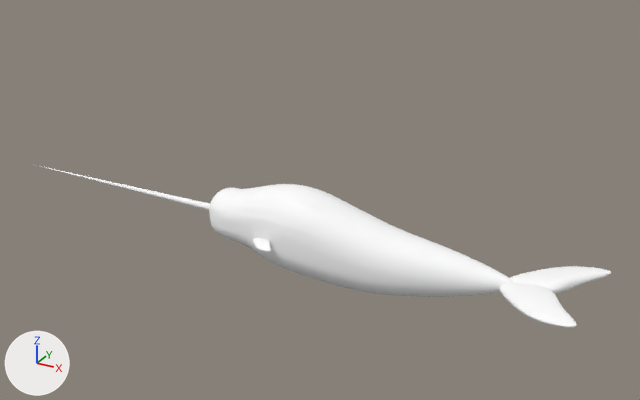
Two versions of the glTF model NarwhalVR/assets/narwhal/scene.gltf, one commit apart.
Both versions are drawn from a camera (50 mm lens) standing at (27.4, -52.7, 20.5) and looking at (-1.6, 0.1, -5.8). Every picture has the same lights, and +X, +Y and +Z are marked at lower left. Where no turn or scale is listed for an object, it has been applied to the vertices. Vertices at the same position are counted once.
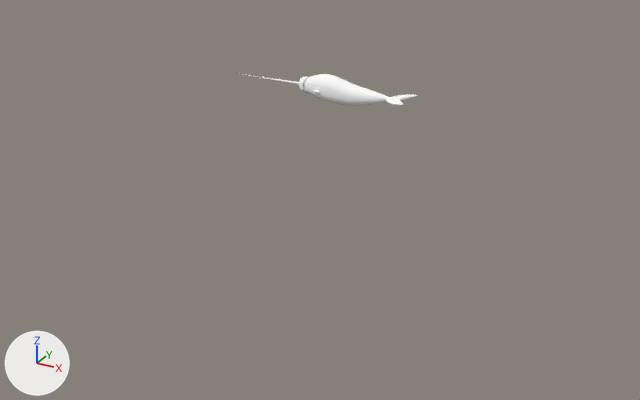
Edits to the bpy script that builds the scene:
```text
Add mat_lambert2sg:
    mat_lambert2sg = principled_material('lambert2SG')
    mat_lambert2sg.base_color = (1.0, 1.0, 1.0)  # white #ffffff
    mat_lambert2sg.roughness = 1.0
Change me_mesh_0:
    used by ob_mesh_0; location = (0.0, 0.0, 0.0)
    remove me_mesh_0.from_pydata(...)  # 2151 vertices, 4204 faces; spans x -30.4..-2.8, y -4.9..3.1, z -10.1..-6.2
    remove me_mesh_0.materials.append(mat_initialshadinggroup)  # white #ffffff
    add me_mesh_0.from_pydata(...)  # 6795 vertices, 13630 faces; spans x -8.7..5.5, y -1.5..0.9, z 1.9..3.9
    me_mesh_0 part 1: the loose piece of 1347 vertices spanning x -5.4..-2.8, y -4.9..-1.6, z -8.6..-8.1 is scaled about its middle by 0.288, then moved by (2.9, 2.3, 11.2), in mat_lambert2sg (white #ffffff)
    me_mesh_0 part 2: the loose piece of 1347 vertices spanning x -5.4..-2.8, y -4.9..-1.6, z -8.6..-8.1 is copied, and the copy is scaled about its middle by 0.709, then moved by (8.7, 2.9, 11.3), in mat_lambert2sg (white #ffffff); it spans x 3.7..5.5, y -1.5..0.8, z 2.7..3.1
    me_mesh_0 part 3: a new loose piece of 2733 vertices spanning x -3.0..3.9, y -1.0..0.6, z 1.9..3.9, in mat_lambert2sg (white #ffffff)
    me_mesh_0 part 4: a new loose piece of 21 vertices spanning x -8.7..-2.4, y -0.3..-0.2, z 2.9..3.0, in mat_lambert2sg (white #ffffff)
    me_mesh_0 part 5: the loose piece of 21 vertices spanning x -30.4..-8.5, y -1.2..-0.6, z -8.4..-7.7 is deleted
    add me_mesh_0.materials.append(mat_lambert2sg)  # white #ffffff
Remove ob_mesh_1:
    ob_mesh_1 = bpy.data.objects.new('Mesh_1', me_mesh_1)
    ob_mesh_1.location = (0.0, 0.0, 0.0)
Remove ob_mesh_2:
    ob_mesh_2 = bpy.data.objects.new('Mesh_2', me_mesh_2)
    ob_mesh_2.location = (0.0, 0.0, 0.0)
Remove ob_mesh_3:
    ob_mesh_3 = bpy.data.objects.new('Mesh_3', me_mesh_3)
    ob_mesh_3.location = (0.0, 0.0, 0.0)
```

What differs and where, as boxes [x1, y1, x2, y2] in the pictures (640 x 400 px; the box of a moved part takes in the faces that stretch with it):
'Mesh_3', deleted
    before: [221, 184, 513, 297]
'Mesh_1', deleted
    before: [499, 266, 611, 327]
'Mesh_0', reshaped
    before: [32, 164, 271, 251]
    after: [236, 73, 418, 106]
'Mesh_2', deleted
    before: [209, 188, 239, 238]
part 1 of me_mesh_0, moved or reshaped
    before: [253, 238, 271, 251]
    after: [314, 90, 319, 93]
part 2 of me_mesh_0, added
    after: [386, 94, 418, 105]
part 3 of me_mesh_0, added
    after: [299, 74, 389, 106]
part 4 of me_mesh_0, added
    after: [236, 73, 299, 84]
part 5 of me_mesh_0, deleted
    before: [32, 164, 210, 210]
